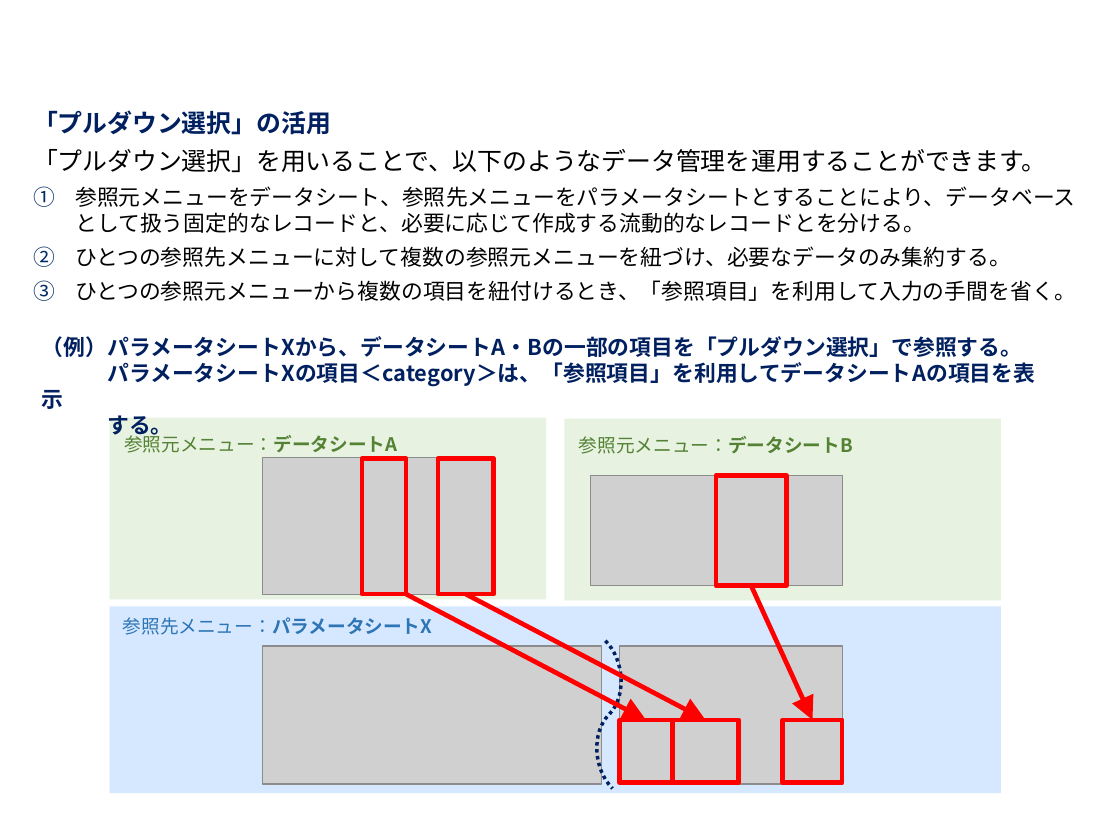
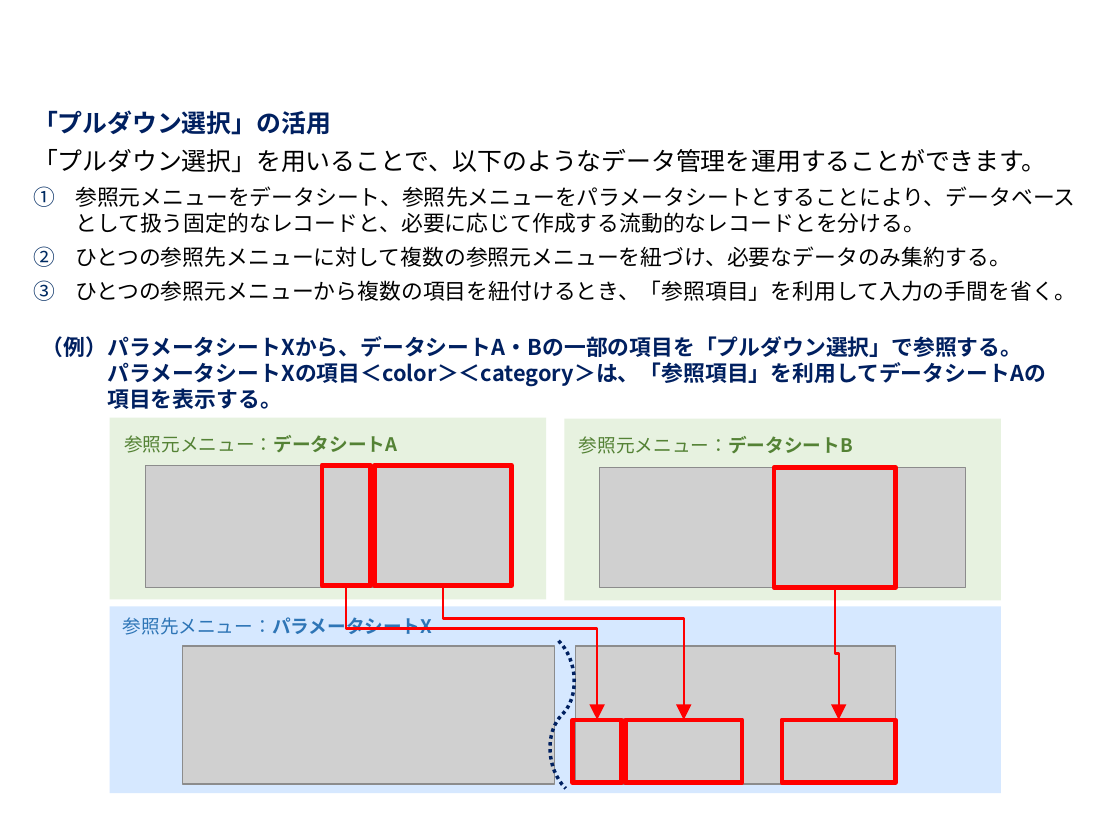
Before and after one commit to exastro-suite/it-automation-docs, a slide deck: slide 43 of asset/Learn_ja/ITA-hg-ps_classroom_lecture_ja.pptx (slide 42 before the commit). Drawn at 1120x840 pixels with LibreOffice and Linux fonts; fonts in the diff are those of the drawing; grey boxes stand for pictures; background and template pictures are left out. Boxes give left, top, right and bottom in pixels: in the first picture for what was removed or moved away, otherwise in the second. Text is boxed around its words. In the diff, an @@ line names an element or a change of style, - is before the commit and + after.

```diff
--- a/asset/Learn_ja/ITA-hg-ps_classroom_lecture_ja.pptx
+++ b/asset/Learn_ja/ITA-hg-ps_classroom_lecture_ja.pptx
@@ text at [107,362,1046,409]: text changed @@
-パラメータシートXの項目＜category＞は、「参照項目」を利用してデータシートAの項目を表示
-する。
+パラメータシートXの項目＜color＞＜category＞は、「参照項目」を利用してデータシートAの
+項目を表示する。
@@ picture: place and size @@
-picture at [262,458,494,595]
+picture at [146,465,512,587]
@@ rectangle: place and size @@
-rectangle at [362,458,405,594]
+rectangle at [321,465,370,586]
@@ rectangle: place and size @@
-rectangle at [438,458,494,594]
+rectangle at [375,465,512,586]
@@ picture: place and size @@
-picture at [590,475,842,586]
+picture at [600,468,965,588]
@@ rectangle: place and size @@
-rectangle at [716,475,786,586]
+rectangle at [774,468,895,588]
@@ elbow arrow added from (346, 586) to (597, 720), #FF0000 1.5 pt @@
@@ arrow removed from (407, 595) to (646, 720) @@
@@ elbow arrow added from (444, 586) to (683, 720), #FF0000 1.5 pt @@
@@ arrow removed from (466, 595) to (706, 720) @@
@@ arrow removed from (752, 586) to (812, 720) @@
@@ elbow arrow added from (834, 588) to (839, 720), #FF0000 1.5 pt @@
@@ picture: place and size @@
-picture at [262,646,601,784]
+picture at [183,646,556,784]
@@ curved line moved from (606, 641) - (613, 788) to (559, 641) - (566, 788) @@
@@ picture: place and size @@
-picture at [619,646,842,784]
+picture at [576,646,896,784]
@@ rectangle: place and size @@
-rectangle at [619,720,672,783]
+rectangle at [572,720,622,783]
@@ rectangle: place and size @@
-rectangle at [672,720,738,783]
+rectangle at [625,720,741,783]
@@ rectangle: place and size @@
-rectangle at [783,720,842,783]
+rectangle at [782,720,895,783]
```
Also in this commit, not shown: 21 other slides changed, 1 slide added, 1 other file.
